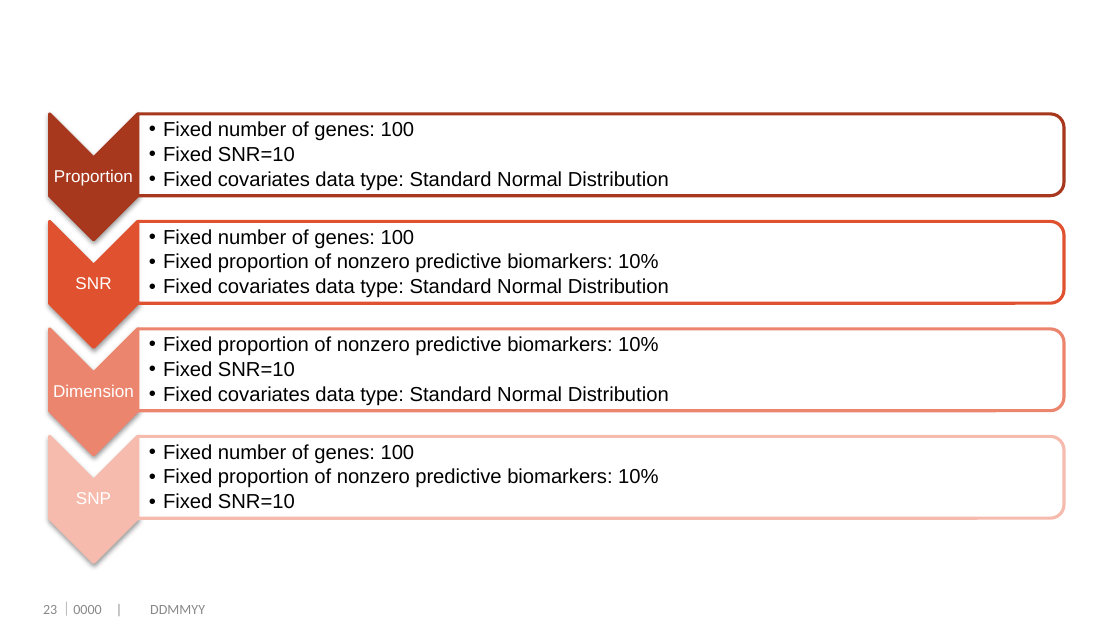
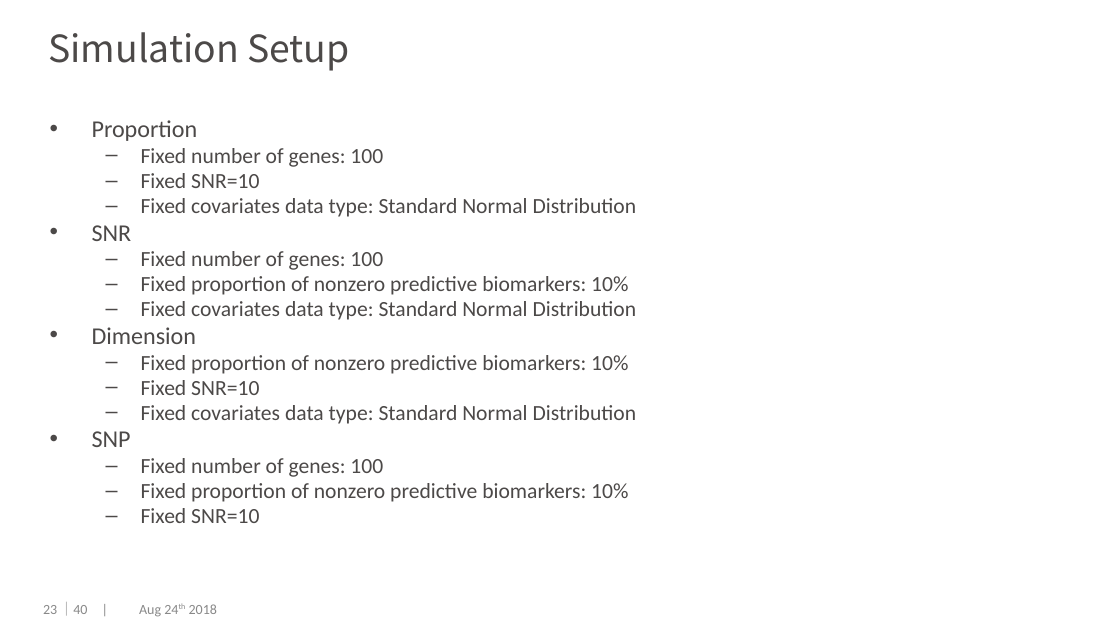
Before and after one commit to dengwx11/GroupLasso, a slide deck: slide 24 of manu & slides/Final.pptx. Drawn at 1120x630 pixels with LibreOffice and Linux fonts; fonts in the diff are those of the drawing; background and template pictures are left out. Boxes give left, top, right and bottom in pixels: in the first picture for what was removed or moved away, otherwise in the second. Text is boxed around its words. In the diff, an @@ line names an element or a change of style, - is before the commit and + after.

```diff
--- a/manu & slides/Final.pptx
+++ b/manu & slides/Final.pptx
@@ title added at [48, 32, 349, 71], 24 pt, text #4C4948 @@
+Simulation Setup
@@ text added at [92, 120, 637, 523], 13.9 pt, text #4C4948 @@
+• Proportion
+  – Fixed number of genes: 100
+  – Fixed SNR=10
+  – Fixed covariates data type: Standard Normal Distribution
+• SNR
+  – Fixed number of genes: 100
+  – Fixed proportion of nonzero predictive biomarkers: 10%
+  – Fixed covariates data type: Standard Normal Distribution
+• Dimension
+  – Fixed proportion of nonzero predictive biomarkers: 10%
+  – Fixed SNR=10
+  – Fixed covariates data type: Standard Normal Distribution
+• SNP
+  – Fixed number of genes: 100
+  – Fixed proportion of nonzero predictive biomarkers: 10%
+  – Fixed SNR=10
@@ group removed at [49, 114, 1064, 563]: 8 texts, 4 chevrons, 4 round same rects @@
-Proportion
-  • Fixed number of genes: 100
-  • Fixed SNR=10
-  • Fixed covariates data type: Standard Normal Distribution
-SNR
-  • Fixed number of genes: 100
-  • Fixed proportion of nonzero predictive biomarkers: 10%
-  • Fixed covariates data type: Standard Normal Distribution
-Dimension
-  • Fixed proportion of nonzero predictive biomarkers: 10%
-  • Fixed SNR=10
-  • Fixed covariates data type: Standard Normal Distribution
-SNP
-  • Fixed number of genes: 100
-  • Fixed proportion of nonzero predictive biomarkers: 10%
-  • Fixed SNR=10
@@ text at [59, 602, 217, 617]: text changed @@
-｜0000 | DDMMYY
+｜40 | Aug 24th 2018
```
Also in this commit, not shown: 32 other slides changed, 7 slides added, 6 slides removed, 11 other files.
